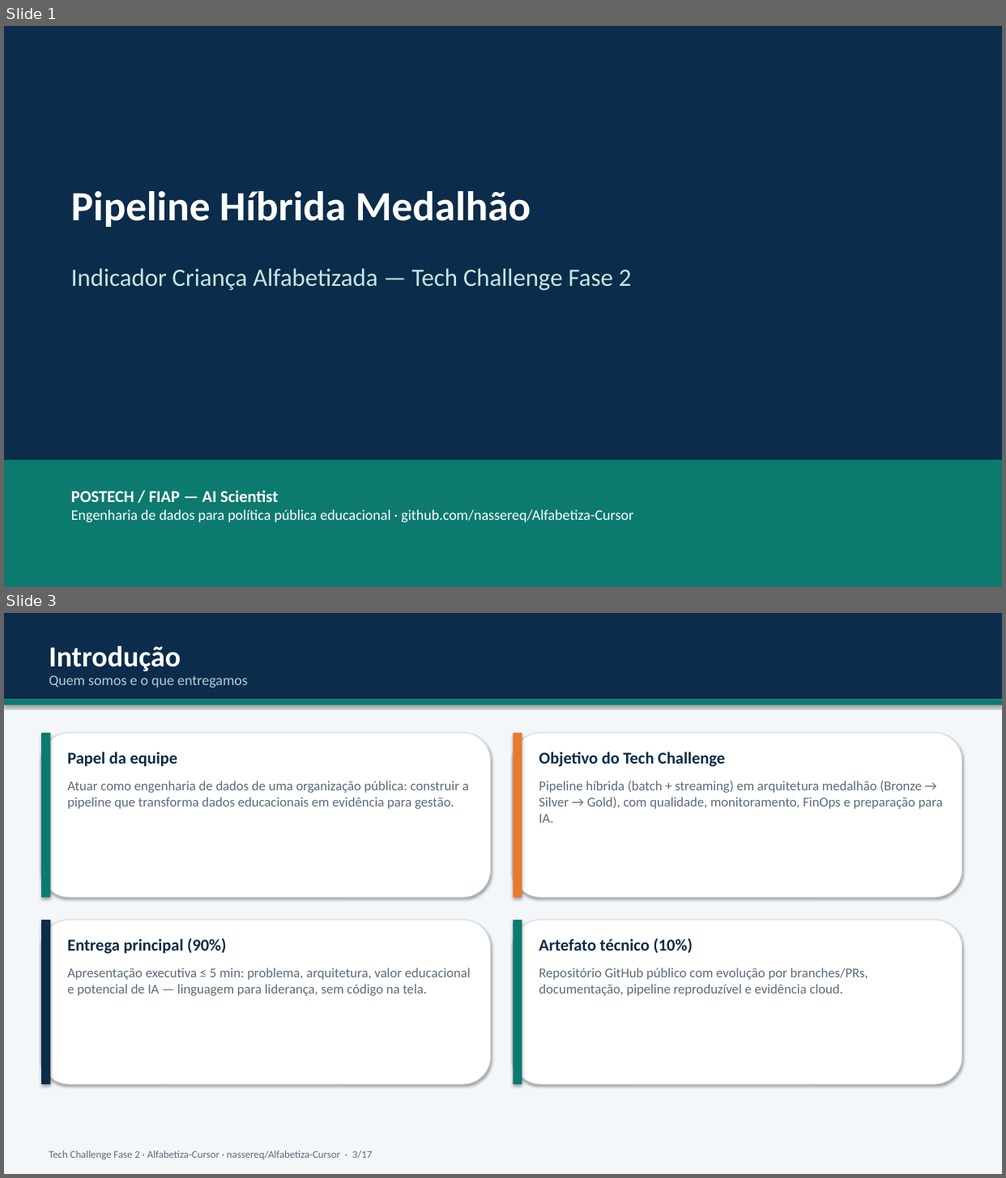
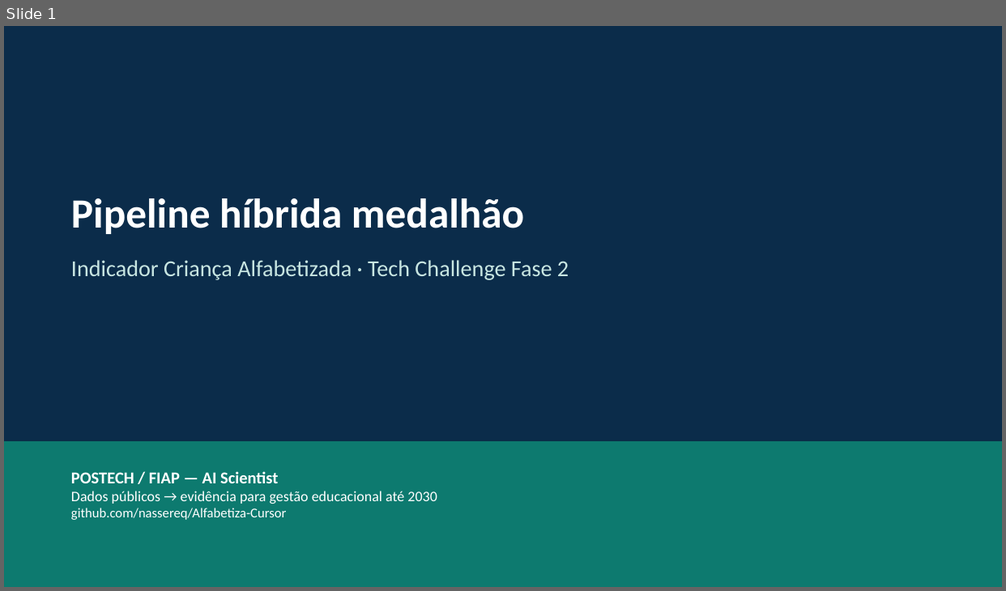
Before and after one commit to nassereq/Alfabetiza-Cursor, a slide deck: docs/Apresentacao_Tech_Challenge_Fase2_Alfabetiza.pptx. Shown one above the other, each under a label of ours: slides 1 and 3 before the commit, slide 1 after it; the slides between them are not shown. The pictures are 1006x1178 and 1006x591 pixels, drawn with LibreOffice and Linux fonts; fonts in the diff are those of the drawing. Boxes give left, top, right and bottom in pixels: in the first picture for what was removed or moved away, otherwise in the second. Text is boxed around its words. In the diff, an @@ line names an element or a change of style, - is before the commit and + after.

```diff
--- a/docs/Apresentacao_Tech_Challenge_Fase2_Alfabetiza.pptx
+++ b/docs/Apresentacao_Tech_Challenge_Fase2_Alfabetiza.pptx
@@ slide 3 removed at (x1=4, y1=613, x2=1002, y2=1174), background #FFFFFF @@
@@ rectangle removed at (x1=4, y1=613, x2=1002, y2=1174) @@
@@ rectangle removed at (x1=4, y1=613, x2=1002, y2=699) @@
@@ text removed at (x1=49, y1=645, x2=181, y2=671) @@
-Introdução
@@ text removed at (x1=49, y1=675, x2=248, y2=688) @@
-Quem somos e o que entregamos
@@ rectangle removed at (x1=4, y1=699, x2=1002, y2=705) @@
@@ rounded rectangle removed at (x1=41, y1=733, x2=491, y2=897) @@
@@ rectangle removed at (x1=41, y1=733, x2=50, y2=897) @@
@@ rounded rectangle removed at (x1=513, y1=733, x2=962, y2=897) @@
@@ rectangle removed at (x1=513, y1=733, x2=522, y2=897) @@
@@ text removed at (x1=67, y1=752, x2=178, y2=767) @@
-Papel da equipe
@@ text removed at (x1=539, y1=752, x2=725, y2=767) @@
-Objetivo do Tech Challenge
@@ text removed at (x1=67, y1=781, x2=469, y2=809) @@
-Atuar como engenharia de dados de uma organização pública: construir a pipeline que transforma dados educacionais em evidência para gestão.
@@ text removed at (x1=539, y1=781, x2=943, y2=823) @@
-Pipeline híbrida (batch + streaming) em arquitetura medalhão (Bronze → Silver → Gold), com qualidade, monitoramento, FinOps e preparação para IA.
@@ rounded rectangle removed at (x1=41, y1=920, x2=491, y2=1084) @@
@@ rectangle removed at (x1=41, y1=920, x2=50, y2=1084) @@
@@ rounded rectangle removed at (x1=513, y1=920, x2=962, y2=1084) @@
@@ rectangle removed at (x1=513, y1=920, x2=522, y2=1084) @@
@@ text removed at (x1=67, y1=939, x2=226, y2=954) @@
-Entrega principal (90%)
@@ text removed at (x1=539, y1=939, x2=692, y2=953) @@
-Artefato técnico (10%)
@@ text removed at (x1=67, y1=968, x2=471, y2=996) @@
-Apresentação executiva ≤ 5 min: problema, arquitetura, valor educacional e potencial de IA — linguagem para liderança, sem código na tela.
@@ text removed at (x1=539, y1=968, x2=868, y2=996) @@
-Repositório GitHub público com evolução por branches/PRs, documentação, pipeline reproduzível e evidência cloud.
@@ text removed at (x1=49, y1=1151, x2=372, y2=1160) @@
-Tech Challenge Fase 2 · Alfabetiza-Cursor · nassereq/Alfabetiza-Cursor · 3/17
@@ slide 1 changed as well @@
@@ text at (x1=71, y1=199, x2=524, y2=234): text changed @@
-Pipeline Híbrida Medalhão
+Pipeline híbrida medalhão
@@ text at (x1=71, y1=260, x2=569, y2=280): text changed; size 24 to 22 pt @@
-Indicador Criança Alfabetizada — Tech Challenge Fase 2
+Indicador Criança Alfabetizada · Tech Challenge Fase 2
@@ rectangle resized from (x1=4, y1=460, x2=1002, y2=587) to (x1=4, y1=442, x2=1002, y2=587) @@
@@ text "POSTECH / FIAP — AI ..." moved from (x1=71, y1=490, x2=633, y2=523) to (x1=71, y1=472, x2=437, y2=520) @@
@@ text at (x1=71, y1=491, x2=437, y2=520): text changed @@
-Engenharia de dados para política pública educacional · github.com/nassereq/Alfabetiza-Cursor
+Dados públicos → evidência para gestão educacional até 2030
+github.com/nassereq/Alfabetiza-Cursor
```
Also in this commit, not shown: 5 other slides changed, 6 slides added, 10 other slides removed, 23 other files.
